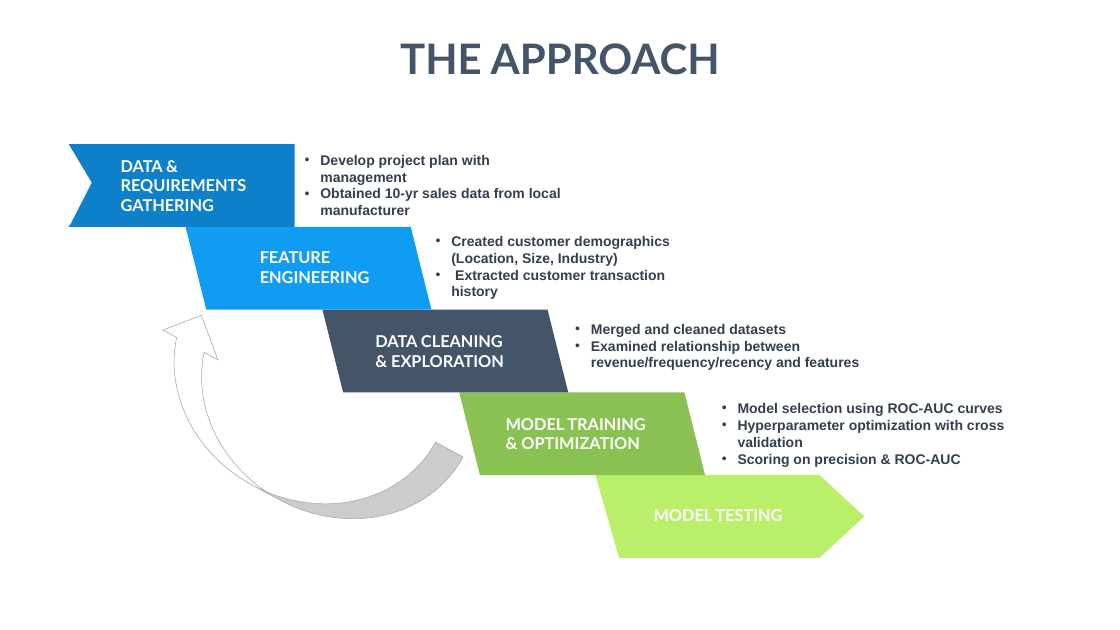
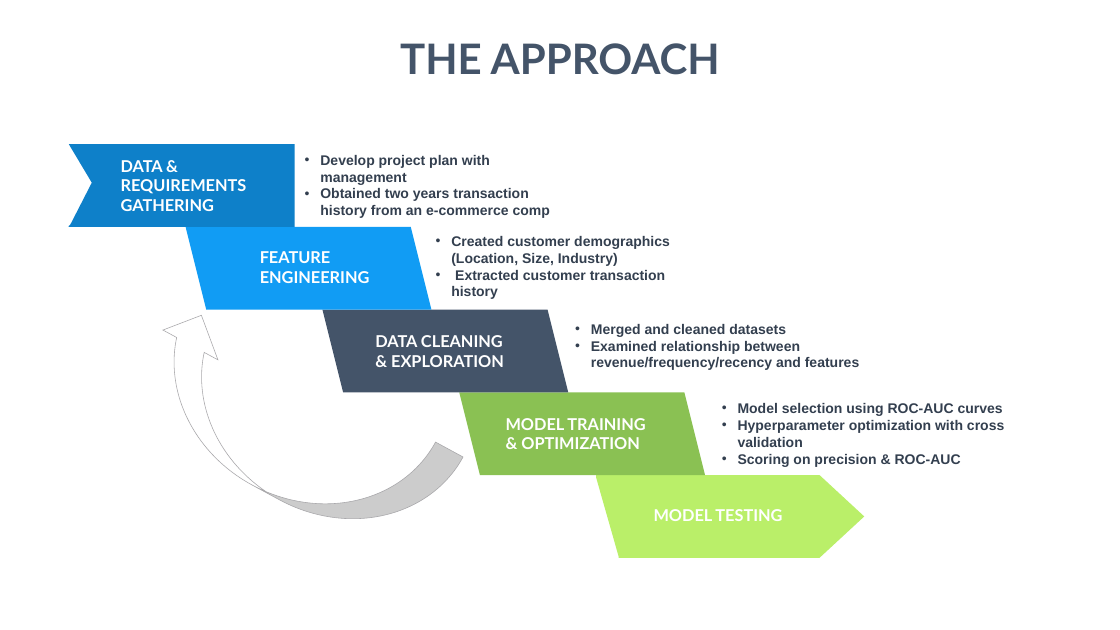
Before and after one commit to alireza-alizadegan/e-commerce-Sales, a slide deck: slide 5 of Presentation.pptx. Drawn at 1120x630 pixels with LibreOffice and Linux fonts; fonts in the diff are those of the drawing. Boxes give left, top, right and bottom in pixels: in the first picture for what was removed or moved away, otherwise in the second. Text is boxed around its words. In the diff, an @@ line names an element or a change of style, - is before the commit and + after.

```diff
--- a/Presentation.pptx
+++ b/Presentation.pptx
@@ text at <box>320,188,550,218</box>: text changed @@
-• Obtained 10-yr sales data from local manufacturer
+• Obtained two years transaction history from an e-commerce comp
```
Also in this commit, not shown: 1 other slide changed, 1 slide added, 3 other files.
